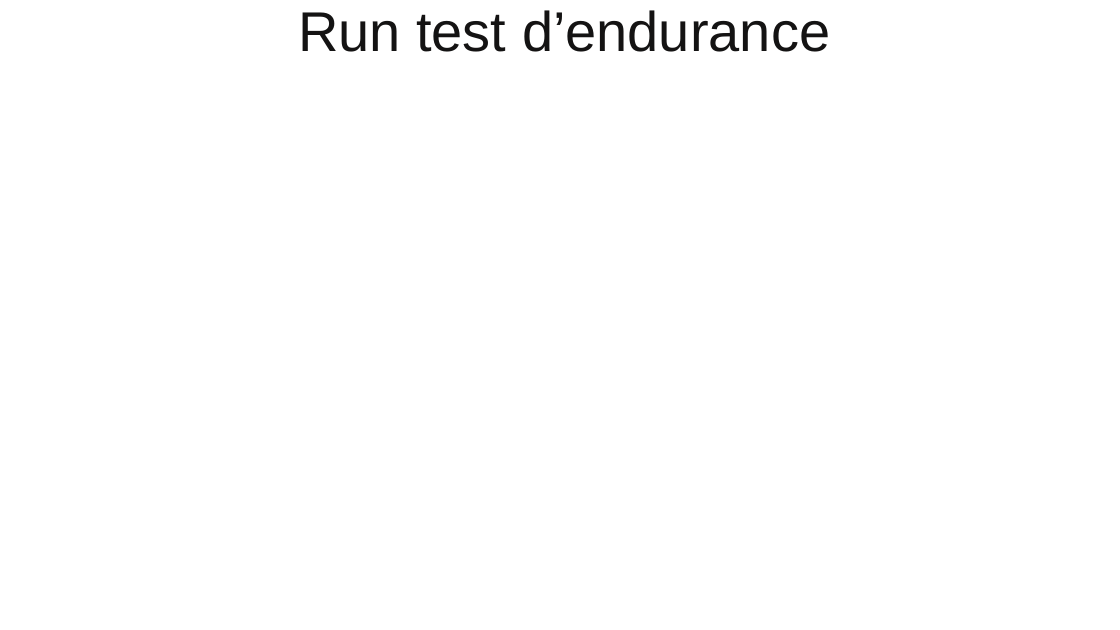
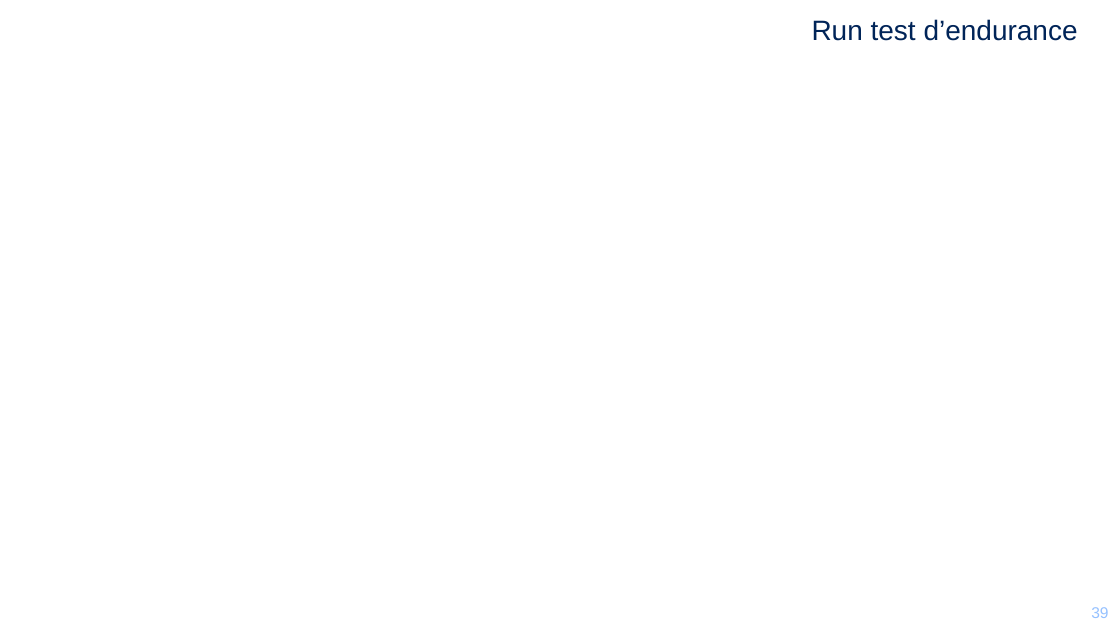
Before and after one commit to mikrob/perfuniversity, a slide deck: slide 39 of PerfUniversity.pptx (slide 35 before the commit). Drawn at 1120x630 pixels with LibreOffice and Linux fonts; fonts in the diff are those of the drawing; background and template pictures are left out. Boxes give left, top, right and bottom in pixels: in the first picture for what was removed or moved away, otherwise in the second. Text is boxed around its words. In the diff, an @@ line names an element or a change of style, - is before the commit and + after.

```diff
--- a/PerfUniversity.pptx
+++ b/PerfUniversity.pptx
@@ title "Run test d’endurance" at bbox=[812, 19, 1078, 41]: size 36 to 18 pt, text colour #141313 to #002458; alignment centre to right @@
@@ page number added at bbox=[1082, 607, 1099, 618], 10 pt, text #96C1FF @@
+39
@@ page number added at bbox=[1091, 607, 1108, 618], 10 pt, text #FFFFFF @@
+39
```
Also in this commit, not shown: 39 other slides changed, 5 slides added, 1 slide removed, 5 other files.
